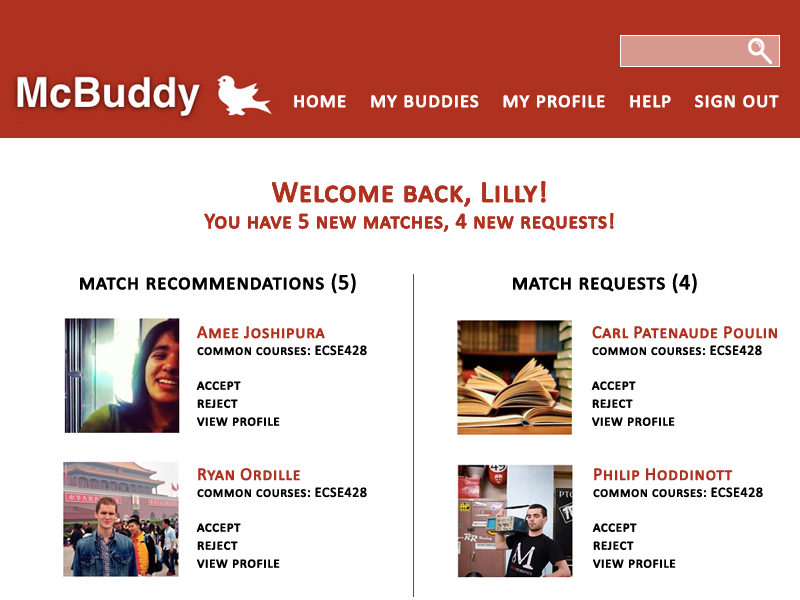
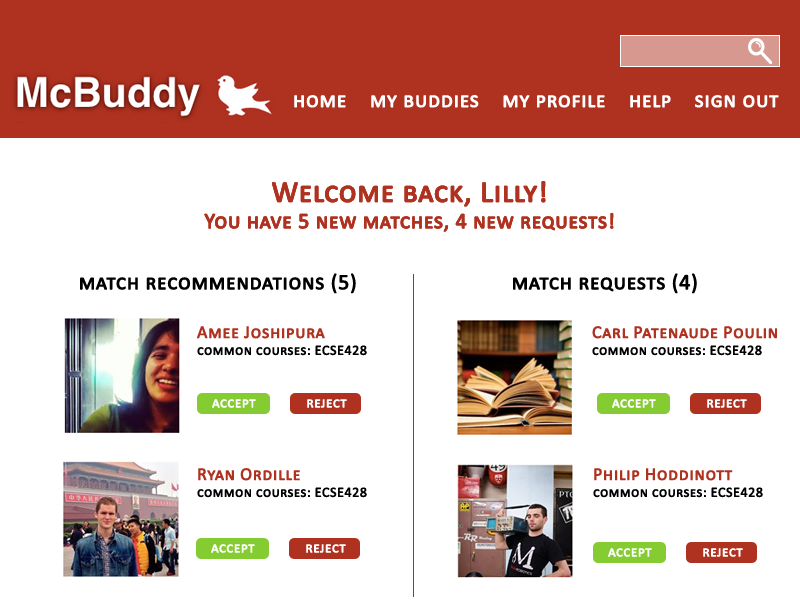
The second w=800, h=600 image is a revision of the first. Changes to its layers:
added layer "accept reject copy 3" above "Shape 2 copy 3" over (x1=612, y1=399, x2=747, y2=408)
added layer "Shape 2 copy 3" above "Shape 1 copy 3" over (x1=597, y1=393, x2=670, y2=414)
added layer "Shape 1 copy 3" above "accept reject copy 2" over (x1=690, y1=393, x2=761, y2=414)
added layer "accept reject copy 2" above "Shape 2 copy 2" over (x1=608, y1=548, x2=743, y2=557)
added layer "Shape 2 copy 2" above "Shape 1 copy 2" over (x1=593, y1=542, x2=666, y2=563)
added layer "Shape 1 copy 2" above "accept reject copy" over (x1=686, y1=542, x2=757, y2=563)
added layer "accept reject copy" above "Shape 2 copy" over (x1=211, y1=544, x2=346, y2=553)
added layer "Shape 2 copy" above "Shape 1 copy" over (x1=196, y1=538, x2=269, y2=559)
added layer "Shape 1 copy" above "accept reject" over (x1=289, y1=538, x2=360, y2=559)
added layer "accept reject" above "Shape 2" over (x1=212, y1=399, x2=347, y2=408)
added layer "Shape 2" above "Shape 1" over (x1=197, y1=393, x2=270, y2=414)
added layer "Shape 1" above "Ryan Ordille common courses: ECSE428" over (x1=290, y1=393, x2=361, y2=414)
renamed "Ryan Ordille common courses: ECSE428 accept reject view profil" to "Ryan Ordille common courses: ECSE428", painted on it over (x1=196, y1=523, x2=360, y2=568)
renamed "Philip Hoddinott common courses: ECSE428 accept reject view pr" to "Philip Hoddinott common courses: ECSE428", painted on it over (x1=592, y1=523, x2=757, y2=568)
renamed "Carl Patenaude Poulin common courses: ECSE428 accept reject vi" to "Carl Patenaude Poulin common courses: ECSE428", painted on it over (x1=591, y1=381, x2=761, y2=426)
renamed "Amee Joshipura common courses: ECSE428 accept reject view prof" to "Amee Joshipura common courses: ECSE428", painted on it over (x1=196, y1=381, x2=361, y2=426)
